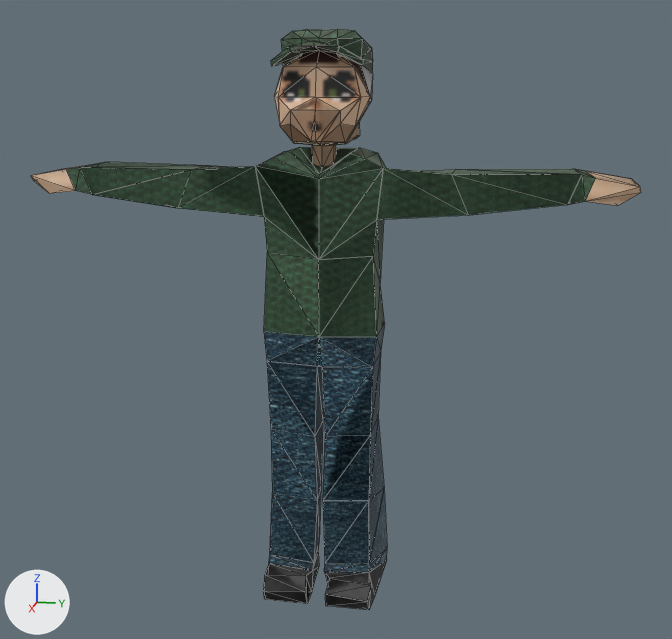
An edit to the glTF model projeto/assets/models/jaymerrickRIGGING_BACKUP.glb, drawn before and after from the same camera.
Before and after are seen from a camera (50 mm lens) standing at (25.37, 5.4, 14.63) and looking at (-0.1, 0.31, 8.26). Every picture has the same lights, and +X, +Y and +Z are marked at lower left. Mesh edges are drawn as thin lines. Vertices at the same position are counted once.
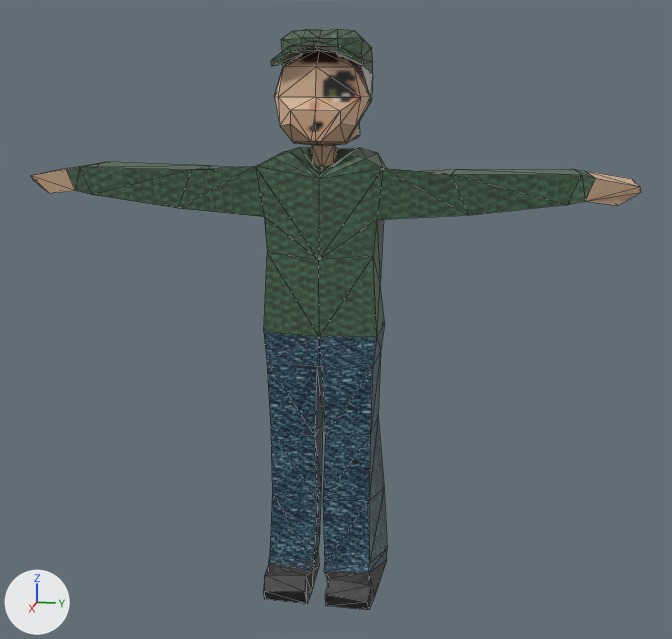
Edits to the bpy script that builds the scene:
```text
Change me_cube:
    used by ob_cube; location = (4.5, -0.08, 12.65)
    remove me_cube.from_pydata(...)  # 346 vertices, 831 faces; spans x -6.1..-2.9, y -8.3..8.4, z -12.7..3.5
    add me_cube.from_pydata(...)  # 226 vertices, 442 faces; spans x -6.1..-2.9, y -8.3..8.4, z -12.7..3.5
    me_cube part 1
    120 vertices are removed from x -6.1..-2.9, y -7.0..7.1, z -12.6..3.4
    400 faces are deleted
    5 new faces join them, mat_hoodie
    6 new faces join them, mat_third_times_the_jeans
    me_cube part 2: 7 kept faces spanning x -5.8..-3.6, y -1.4..8.4, z -5.9..-0.1 get new texture (UV) coordinates
```

Pixel boxes [x1, y1, x2, y2] of what changed, in the pictures (672 x 639 px):
part 1 of me_cube, cut back
    before: [42, 31, 638, 608]
    after: [267, 169, 595, 436]
part 2 of me_cube, surface changed
    before: [595, 176, 639, 186]
    after: [586, 171, 639, 186]
